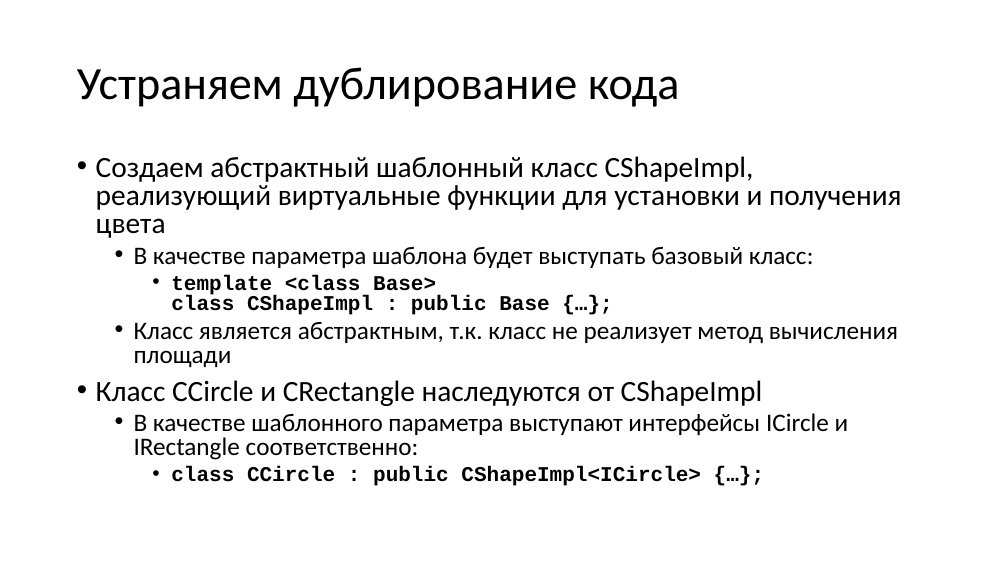
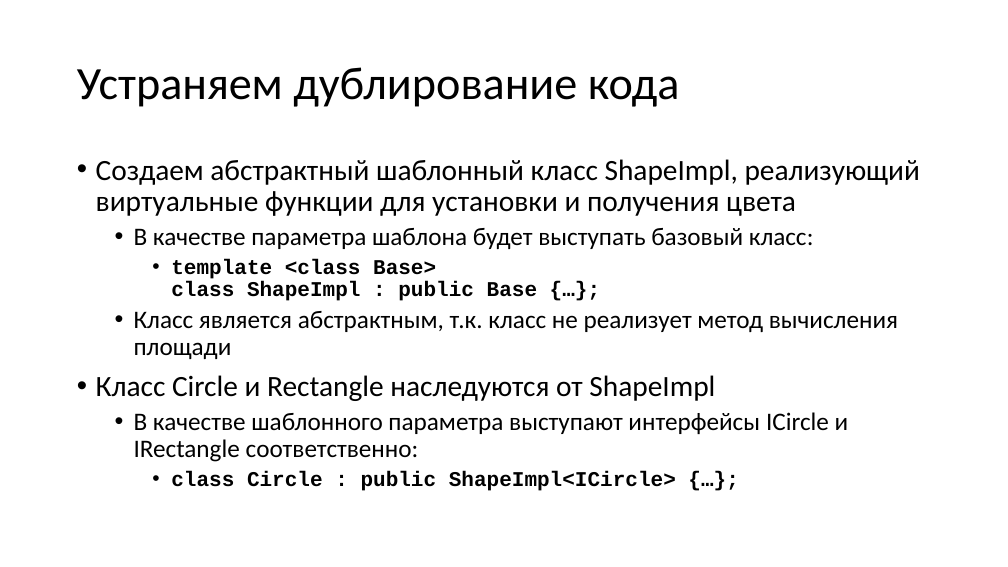
Before and after one commit to alexey-malov/oop, a slide deck: slide 67 of lectures/06/Обобщенное программирование, шаблоны.pptx (slide 64 before the commit). Drawn at 1008x567 pixels with LibreOffice and Linux fonts; fonts in the diff are those of the drawing. Boxes give left, top, right and bottom in pixels: in the first picture for what was removed or moved away, otherwise in the second. Text is boxed around its words. In the diff, an @@ line names an element or a change of style, - is before the commit and + after.

Commit message:
Обновил лекцию по шаблонам

```diff
--- a/lectures/06/Обобщенное программирование, шаблоны.pptx
+++ b/lectures/06/Обобщенное программирование, шаблоны.pptx
@@ text at (96,159,920,216): text changed @@
-• Создаем абстрактный шаблонный класс CShapeImpl, реализующий виртуальные функции для установки и получения цвета
+• Создаем абстрактный шаблонный класс ShapeImpl, реализующий виртуальные функции для установки и получения цвета
@@ text at (134,228,898,462): line spacing 0.8 to 0.9 @@
@@ text at (171,259,537,301): text changed @@
-    • template <class Base>
-      class CShapeImpl : public Base {…};
+    • template <class Base>
+      class ShapeImpl : public Base {…};
@@ text at (96,375,715,401): text changed @@
-• Класс CCircle и CRectangle наследуются от CShapeImpl
+• Класс Circle и Rectangle наследуются от ShapeImpl
@@ text at (171,471,676,491): text changed @@
-    • class CCircle : public CShapeImpl<ICircle> {…};
+    • class Circle : public ShapeImpl<ICircle> {…};
```
Also in this commit, not shown: 12 other slides changed, 7 slides added, 4 slides removed.
